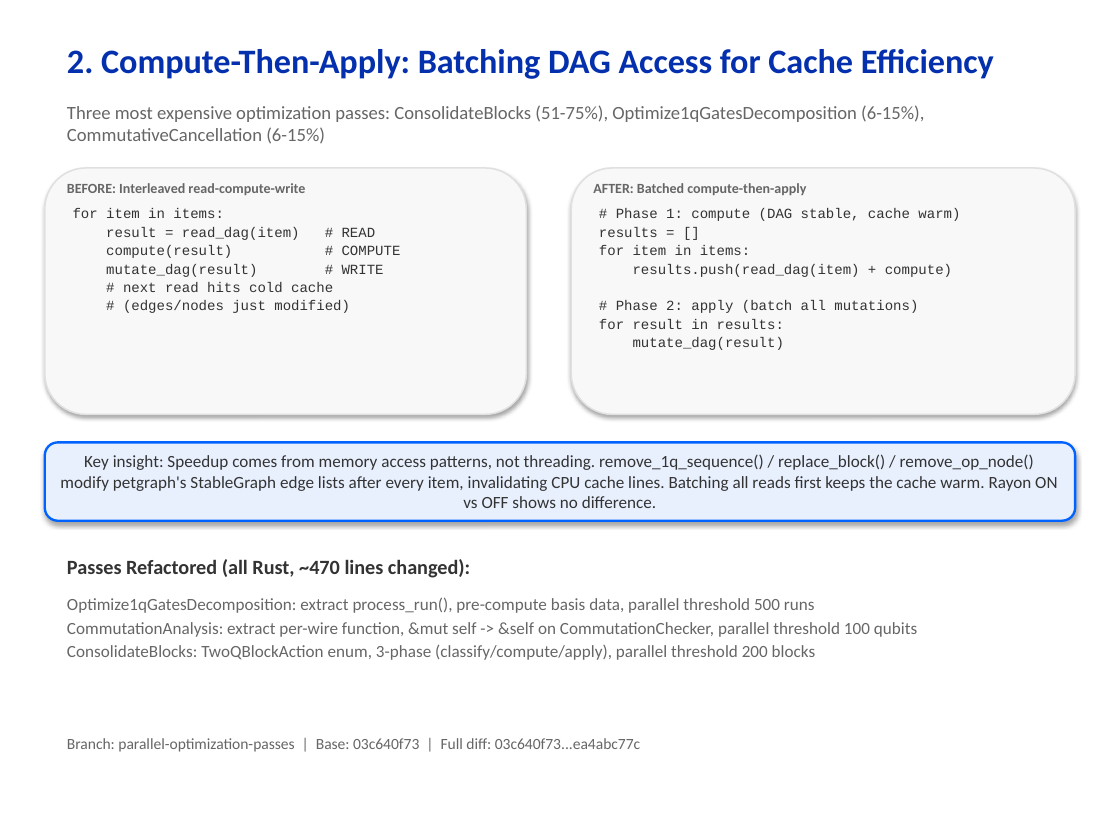
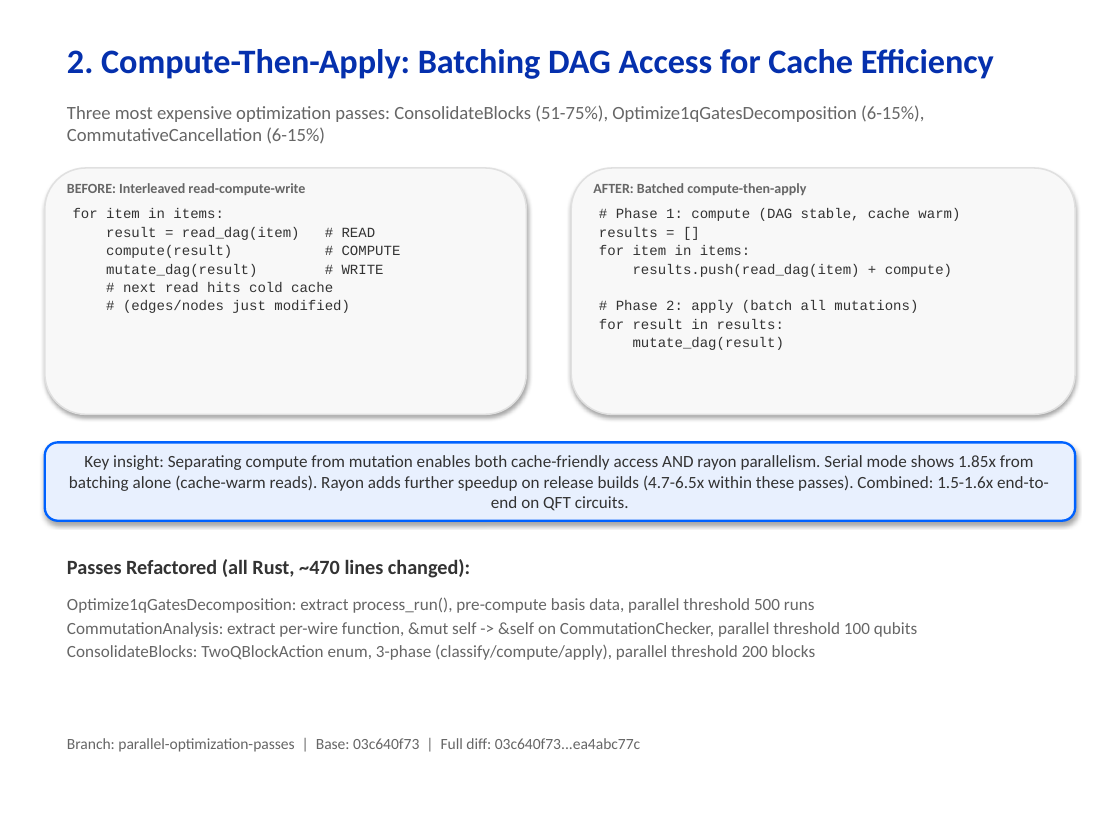
Before and after one commit to hfwen0502/qiskit, a slide deck: slide 3 of investigation/qiskit_transpiler_optimizations.pptx. Drawn at 1120x840 pixels with LibreOffice and Linux fonts; fonts in the diff are those of the drawing. Boxes give left, top, right and bottom in pixels: in the first picture for what was removed or moved away, otherwise in the second. Text is boxed around its words. In the diff, an @@ line names an element or a change of style, - is before the commit and + after.

```diff
--- a/investigation/qiskit_transpiler_optimizations.pptx
+++ b/investigation/qiskit_transpiler_optimizations.pptx
@@ text in rounded rectangle at (69,455,1049,511): text changed @@
-Key insight: Speedup comes from memory access patterns, not threading. remove_1q_sequence() / replace_block() / remove_op_node() modify petgraph's StableGraph edge lists after every item, invalidating CPU cache lines. Batching all reads first keeps the cache warm. Rayon ON vs OFF shows no difference.
+Key insight: Separating compute from mutation enables both cache-friendly access AND rayon parallelism. Serial mode shows 1.85x from batching alone (cache-warm reads). Rayon adds further speedup on release builds (4.7-6.5x within these passes). Combined: 1.5-1.6x end-to-end on QFT circuits.
```
Also in this commit, not shown: 4 other slides changed, 1 other file.
